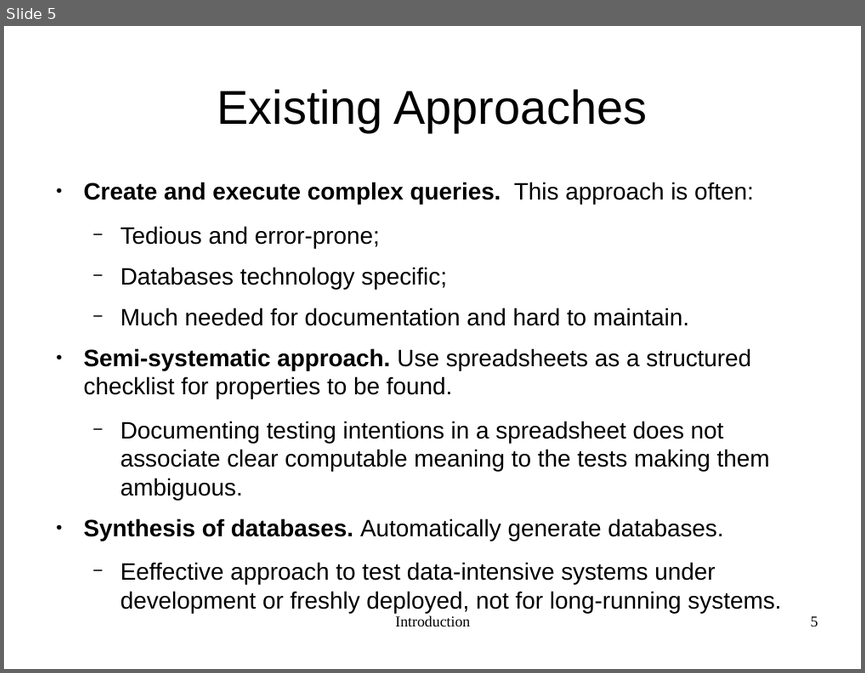
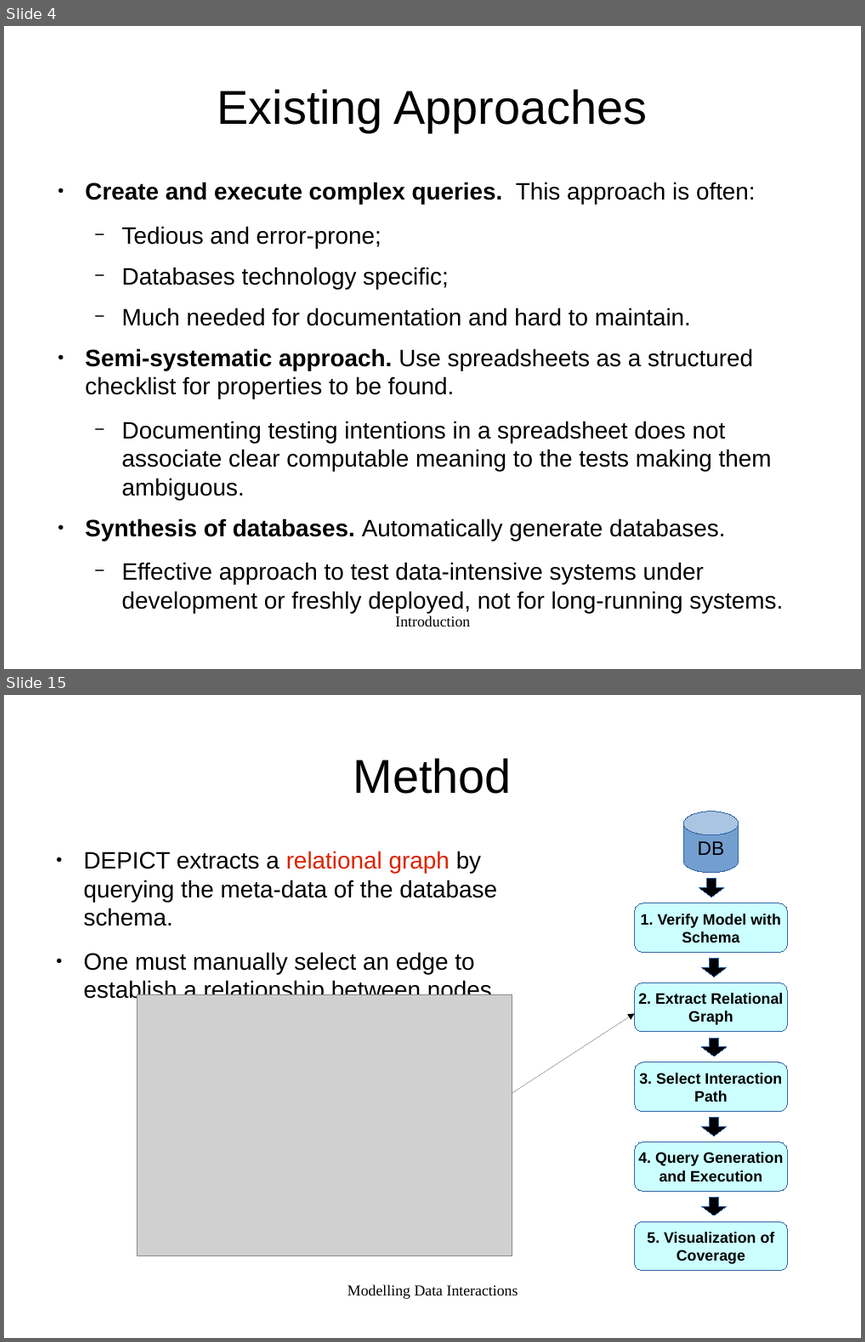
Before and after one commit to FabioBis/University, a slide deck: UNIBO/ComplementiBD/DataInteractionCoverage.odp. Shown one above the other, each under a label of ours: slide 5 before the commit, slides 4 and 15 after it; the slides between them are not shown. The pictures are 865x673 and 865x1342 pixels, drawn with LibreOffice and Linux fonts; fonts in the diff are those of the drawing; grey boxes stand for pictures. Boxes give left, top, right and bottom in pixels: in the first picture for what was removed or moved away, otherwise in the second. Text is boxed around its words. In the diff, an @@ line names an element or a change of style, - is before the commit and + after.

```diff
--- a/UNIBO/ComplementiBD/DataInteractionCoverage.odp
+++ b/UNIBO/ComplementiBD/DataInteractionCoverage.odp
@@ slide 15 added at (x1=4, y1=695, x2=861, y2=1338), background #FFFFFF @@
@@ title added at (x1=353, y1=758, x2=511, y2=794), 44 pt, text #000000 @@
+Method
@@ cylinder added at (x1=683, y1=811, x2=738, y2=873), fill #729FCF, outline #3465A4 0 pt, 18 pt, text #000000 @@
+DB
@@ text added at (x1=84, y1=851, x2=499, y2=995), 22 pt, text #000000 @@
+● DEPICT extracts a relational graph by querying the meta-data of the database schema.
+● One must manually select an edge to establish a relationship between nodes.
@@ down arrow added at (x1=699, y1=879, x2=723, y2=897), fill #000000, outline #3465A4 0 pt @@
@@ rounded rectangle added at (x1=635, y1=903, x2=788, y2=953), fill #CCFFFF, outline #3465A4 0 pt, 14 pt, text #000000, bold @@
+1. Verify Model with
+Schema
@@ down arrow added at (x1=702, y1=959, x2=726, y2=977), fill #000000, outline #3465A4 0 pt @@
@@ picture added at (x1=137, y1=995, x2=511, y2=1255) @@
@@ rounded rectangle added at (x1=635, y1=982, x2=788, y2=1032), fill #CCFFFF, outline #3465A4 0 pt, 14 pt, text #000000, bold @@
+2. Extract Relational
+Graph
@@ arrow added from (512, 1093) to (635, 1013), #000000 0 pt @@
@@ down arrow added at (x1=702, y1=1038, x2=726, y2=1056), fill #000000, outline #3465A4 0 pt @@
@@ rounded rectangle added at (x1=635, y1=1062, x2=788, y2=1111), fill #CCFFFF, outline #3465A4 0 pt, 14 pt, text #000000, bold @@
+3. Select Interaction
+Path
@@ down arrow added at (x1=702, y1=1117, x2=726, y2=1136), fill #000000, outline #3465A4 0 pt @@
@@ rounded rectangle added at (x1=635, y1=1142, x2=788, y2=1191), fill #CCFFFF, outline #3465A4 0 pt, 14 pt, text #000000, bold @@
+4. Query Generation
+and Execution
@@ down arrow added at (x1=702, y1=1197, x2=726, y2=1216), fill #000000, outline #3465A4 0 pt @@
@@ rounded rectangle added at (x1=635, y1=1221, x2=788, y2=1270), fill #CCFFFF, outline #3465A4 0 pt, 14 pt, text #000000, bold @@
+5. Visualization of
+Coverage
@@ text added at (x1=347, y1=1284, x2=518, y2=1299), 14 pt, text #000000 @@
+Modelling Data Interactions
@@ what was slide 5 is now slide 4 @@
@@ slide 4 changed as well @@
@@ text at (x1=122, y1=562, x2=783, y2=612): text changed @@
-  − Eeffective approach to test data-intensive systems under development or freshly deployed, not for long-running systems.
+  − Effective approach to test data-intensive systems under development or freshly deployed, not for long-running systems.
@@ page number removed at (x1=811, y1=616, x2=818, y2=626) @@
-5
```
Also in this commit, not shown: 2 other slides changed, 17 other slides added, 2 slides removed, 1 other file.
